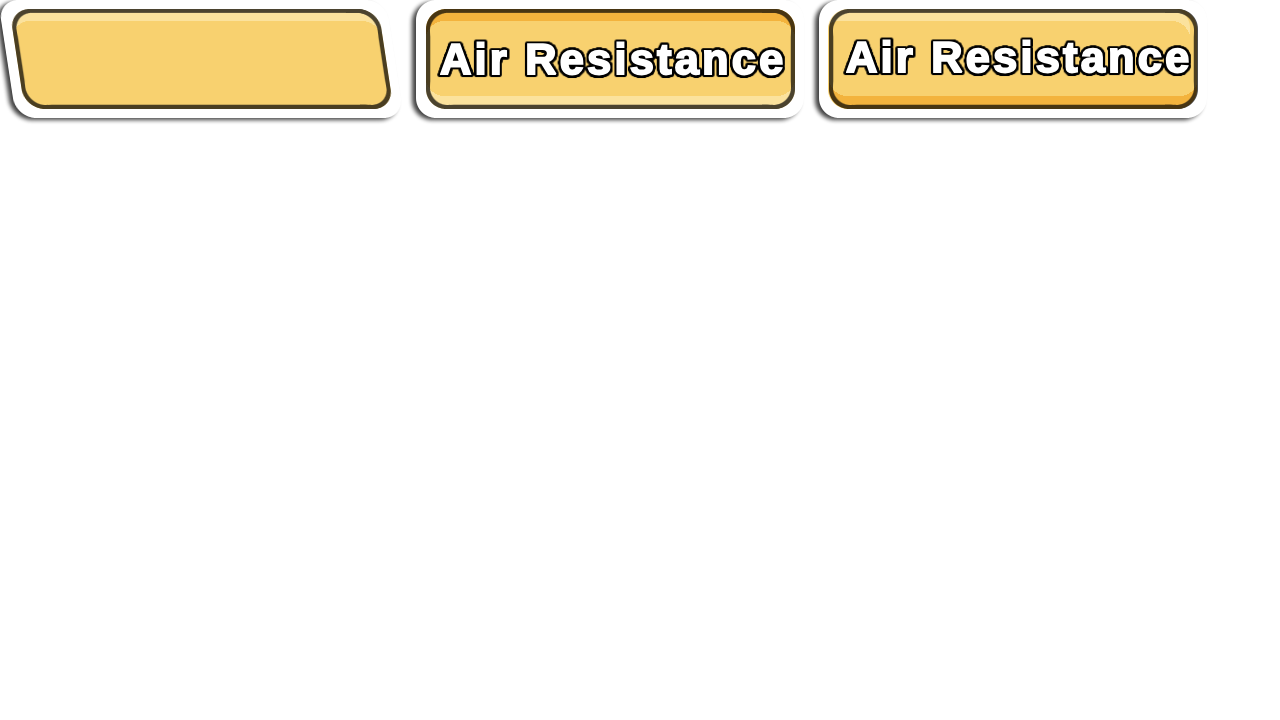
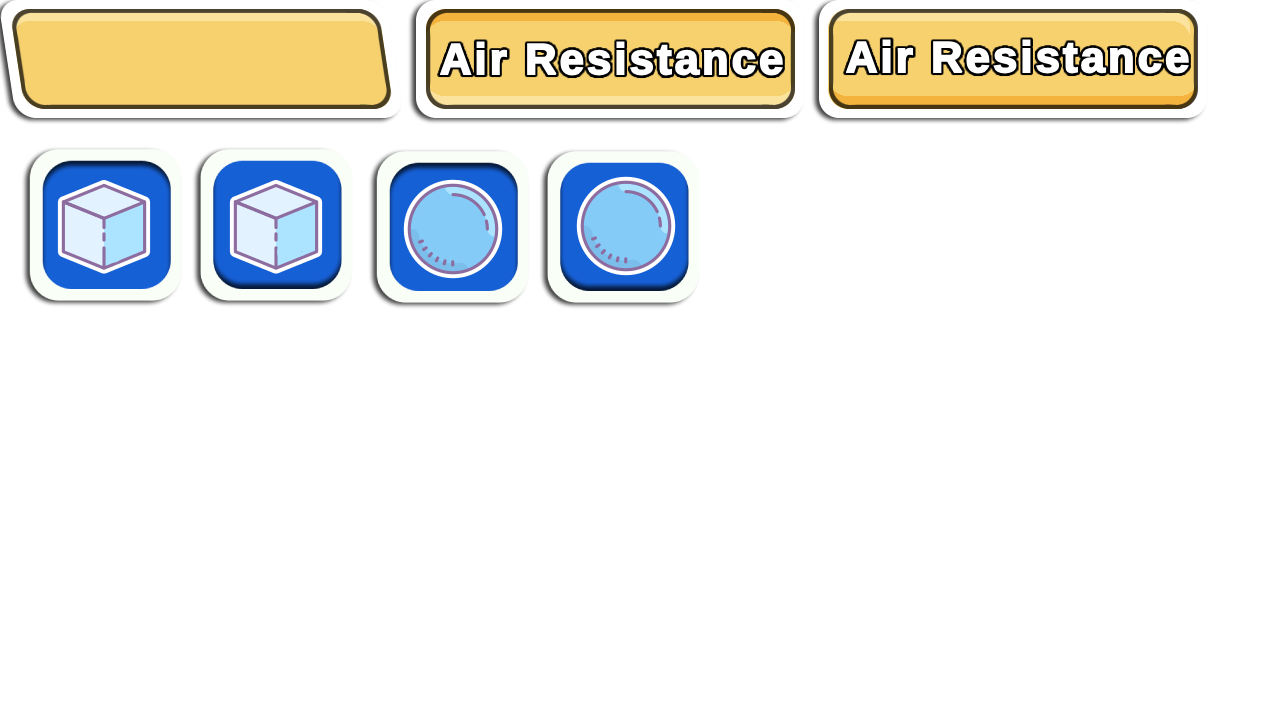
Two versions of the same layered image (1280 x 720). Layer-by-layer changes:
added group "Squre Box" with 6 layers above "Squre Box copy" over [29, 149, 352, 301]
added layer "icons8-sugar-cube-100 copy" in group "Squre Box" over [57, 179, 151, 274]
added layer "icons8-sugar-cube-100" in group "Squre Box" over [229, 179, 323, 274]
added layer "Layer 24 copy 2" (1st of 2, in "Squre Box") in group "Squre Box" over [213, 160, 342, 289]
added layer "Layer 22 copy 3" (1st of 2, in "Squre Box") in group "Squre Box" over [200, 149, 352, 301]
added layer "Layer 24 copy" (1st of 2, in "Squre Box") in group "Squre Box" over [42, 160, 171, 289]
added layer "Layer 22 copy 2" (1st of 2, in "Squre Box") in group "Squre Box" over [29, 149, 182, 301]
added group "Squre Box copy" with 6 layers above "Layer 1" over [376, 151, 699, 303]
added layer "icons8-sphere-100 copy" in group "Squre Box copy" over [403, 179, 503, 279]
added layer "icons8-sphere-100" in group "Squre Box copy" over [576, 176, 676, 276]
added layer "Layer 24 copy 2" (2nd of 2, in "Squre Box copy") in group "Squre Box copy" over [560, 162, 689, 291]
added layer "Layer 22 copy 3" (2nd of 2, in "Squre Box copy") in group "Squre Box copy" over [547, 151, 699, 303]
added layer "Layer 24 copy" (2nd of 2, in "Squre Box copy") in group "Squre Box copy" over [389, 162, 518, 291]
added layer "Layer 22 copy 2" (2nd of 2, in "Squre Box copy") in group "Squre Box copy" over [376, 151, 529, 303]
